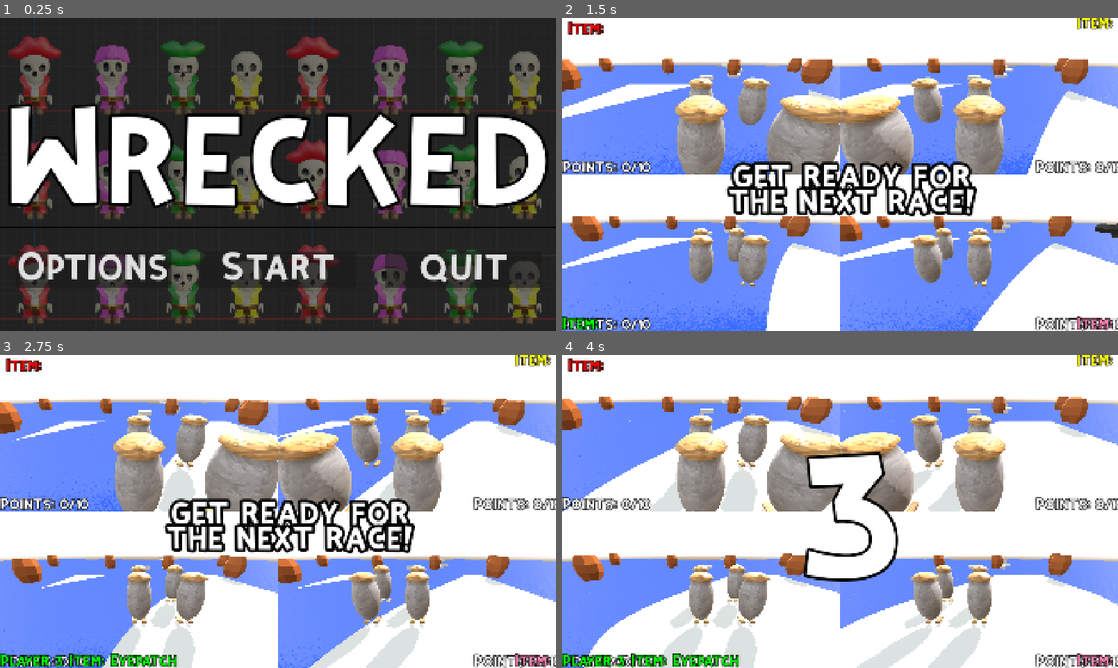
Above: before the commit, frames 1-4 (two rows, left to right).
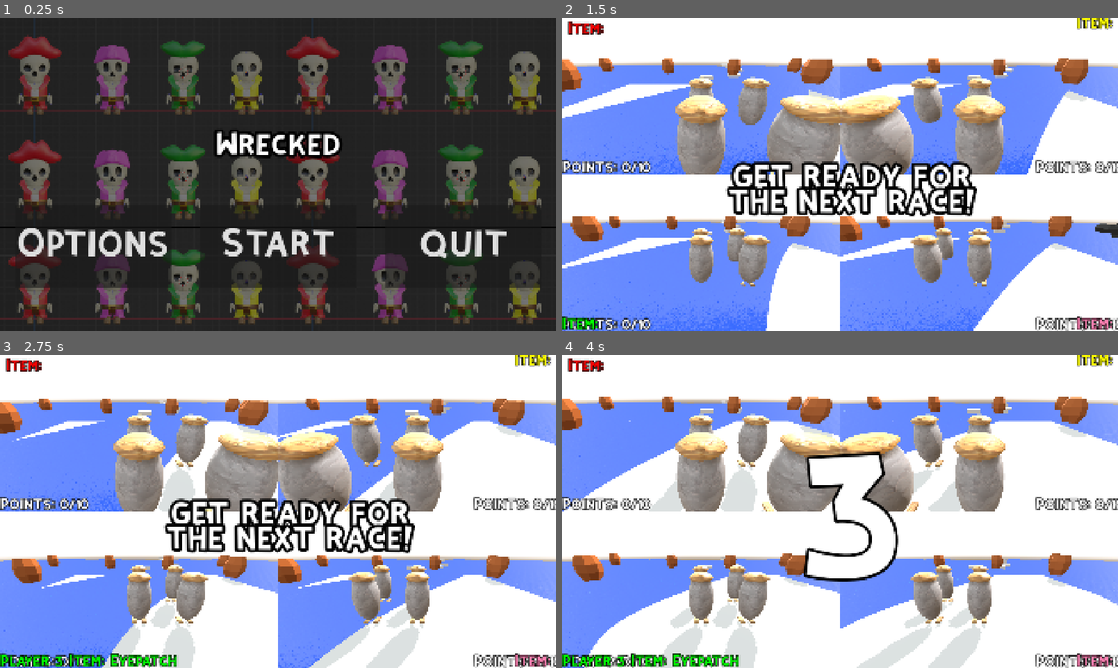
Above: after the commit, the same moments.

Repository: SofiaTilde/wrecked-DH2650-spel-project
Game: Godot game, scene res://MainMenu.tscn
Same seed, same stepped clock (60 frames per second), same inputs: the game is played once before the commit and once after it.
Inputs (mouse positions are in pixels of both pictures, inside the frame that each line leads up to):
- Up to frame 1 (0.25 s): no input
- Up to frame 2 (1.5 s): click "Start" at 0.5 s; move the mouse to (867, 174) at 1.27 s
- Up to frame 3 (2.75 s): move the mouse to (250, 511) at 2.02 s
- Up to frame 4 (4 s): move the mouse to (851, 505) at 2.77 s; move the mouse to (834, 517) at 3.52 s

The runs differ from the first frame. In frame 1, 25% of the frame differs, in the area x 1-99%, y 27-85%; in frame 2, less than 0.1%; in frame 3, less than 0.1%; in frame 4, nothing differs.

Commit message:
Leaderboard between rounds

Diff:
--- a/wrecked/custom.tres
+++ b/wrecked/custom.tres
@@ -4,6 +4,6 @@
 
 [resource]
 font = ExtResource("1_pwtt3")
-font_size = 350
+font_size = 80
 outline_size = 40
 outline_color = Color(0, 0, 0, 1)
--- a/wrecked/game_manager.gd
+++ b/wrecked/game_manager.gd
@@ -9,8 +9,17 @@
 @onready var player3: CharacterBody3D = get_node("/root/Level/GridContainer/SubViewportContainer3/SubViewport/Player3")
 @onready var player4: CharacterBody3D = get_node("/root/Level/GridContainer/SubViewportContainer4/SubViewport/Player4")
 @onready var Goal: Area3D = get_node("/root/Level/Goal")
-
 @onready var label_animator: AnimationPlayer = get_node("/root/Level/SharedHudNextRace/Control/LabelAnimator")
+
+@onready var leaderboard_popup: Panel = $CanvasLayer/opacity
+@onready var leaderboard_labels: Array = [
+	leaderboard_popup.get_node("Leaderboard/VBoxContainer/Score1st"),
+	leaderboard_popup.get_node("Leaderboard/VBoxContainer/Score2nd"),
+	leaderboard_popup.get_node("Leaderboard/VBoxContainer/Score3rd"),
+	leaderboard_popup.get_node("Leaderboard/VBoxContainer/Score4th")
+]
+
+var placements_dict = {1 : "1st", 2:"2nd", 3:"3rd" , 4:"4th"}
 
 #README! Gameflow is generally:
 #_on_goal_race_over->COUNTDOWN->RACEOVER(/GAMEOVER)->GET_READY->COUNT_IN->RACE->repeat
@@ -21,6 +30,7 @@
 	COUNTDOWN,
 	RACEOVER,
 	GAMEOVER,
+	LEADERBOARD,
 }
 
 var players : Array
@@ -137,6 +147,20 @@
 	update_label(label,"GAME OVER", Color(1/3, 0, 0), 200)
 	label.label_settings.outline_color = Color(0,0,0)
 	await get_tree().create_timer(3).timeout
+
+	show_leaderboard()
+
+func show_leaderboard():
+	state=GameState.LEADERBOARD
+	print("LEADERBOARD")
+
+	players.sort_custom(sort_by_points)
+	leaderboard_popup.visible = true
+	for i in range(players.size()):
+		var leaderboardText = "%s" % placements_dict.get(i+1)+"- "+str(players[i].player_data.name) + " : " + str(players[i].player_data.points)
+		update_label(leaderboard_labels[i], leaderboardText, players[i].player_data.color,30)
+	await get_tree().create_timer(3).timeout
+	leaderboard_popup.visible=false
 
 	get_ready()
 
--- a/wrecked/goal.gd
+++ b/wrecked/goal.gd
@@ -21,7 +21,7 @@
 		body.player_data.gotPoints=true
 		match placement:
 			1:
-				body.player_data.points +=9
+				body.player_data.points +=3
 				winner(body.player_data)
 				winnerHUD(body.player_data)
 				placement +=1
--- a/wrecked/node_3d.tscn
+++ b/wrecked/node_3d.tscn
@@ -19,6 +19,9 @@
 outline_size = 40
 outline_color = Color(0, 0, 0, 1)
 
+[sub_resource type="StyleBoxFlat" id="StyleBoxFlat_cdqbm"]
+bg_color = Color(7.52043e-08, 0.0590926, 0.150703, 0.411765)
+
 [sub_resource type="PlaneMesh" id="PlaneMesh_a0tk4"]
 size = Vector2(20, 20)
 
@@ -88,6 +91,77 @@
 autowrap_mode = 2
 metadata/_edit_use_anchors_ = true
 
+[node name="opacity" type="Panel" parent="GameManager/CanvasLayer"]
+visible = false
+anchors_preset = 15
+anchor_right = 1.0
+anchor_bottom = 1.0
+grow_horizontal = 2
+grow_vertical = 2
+size_flags_horizontal = 4
+size_flags_vertical = 4
+theme_override_styles/panel = SubResource("StyleBoxFlat_cdqbm")
+
+[node name="Leaderboard" type="Panel" parent="GameManager/CanvasLayer/opacity"]
+custom_minimum_size = Vector2(500, 500)
+layout_mode = 1
+anchors_preset = 8
+anchor_left = 0.5
+anchor_top = 0.5
+anchor_right = 0.5
+anchor_bottom = 0.5
+offset_left = -200.0
+offset_top = -200.0
+offset_right = 200.0
+offset_bottom = 200.0
+grow_horizontal = 2
+grow_vertical = 2
+
+[node name="VBoxContainer" type="VBoxContainer" parent="GameManager/CanvasLayer/opacity/Leaderboard"]
+layout_mode = 1
+anchors_preset = 15
+anchor_right = 1.0
+anchor_bottom = 1.0
+grow_horizontal = 2
+grow_vertical = 2
+theme_override_constants/separation = 20
+
+[node name="Score1st" type="Label" parent="GameManager/CanvasLayer/opacity/Leaderboard/VBoxContainer"]
+custom_minimum_size = Vector2(100, 100)
+layout_mode = 2
+size_flags_vertical = 3
+label_settings = ExtResource("2_tereu")
+horizontal_alignment = 1
+vertical_alignment = 1
+autowrap_mode = 2
+
+[node name="Score2nd" type="Label" parent="GameManager/CanvasLayer/opacity/Leaderboard/VBoxContainer"]
+custom_minimum_size = Vector2(100, 100)
+layout_mode = 2
+size_flags_vertical = 3
+label_settings = ExtResource("2_tereu")
+horizontal_alignment = 1
+vertical_alignment = 1
+autowrap_mode = 2
+
+[node name="Score3rd" type="Label" parent="GameManager/CanvasLayer/opacity/Leaderboard/VBoxContainer"]
+custom_minimum_size = Vector2(100, 100)
+layout_mode = 2
+size_flags_vertical = 3
+label_settings = ExtResource("2_tereu")
+horizontal_alignment = 1
+vertical_alignment = 1
+autowrap_mode = 2
+
+[node name="Score4th" type="Label" parent="GameManager/CanvasLayer/opacity/Leaderboard/VBoxContainer"]
+custom_minimum_size = Vector2(100, 100)
+layout_mode = 2
+size_flags_vertical = 3
+label_settings = ExtResource("2_tereu")
+horizontal_alignment = 1
+vertical_alignment = 1
+autowrap_mode = 2
+
 [node name="DirectionalLight3D" type="DirectionalLight3D" parent="."]
 transform = Transform3D(-0.810811, -0.466131, 0.353989, -0.0900875, 0.696969, 0.71142, -0.578334, 0.544937, -0.607102, 2.09259, 10.0383, -12.6826)
 shadow_enabled = true
Not shown: 1 places in wrecked/node_3d.tscn that only renumber resources
